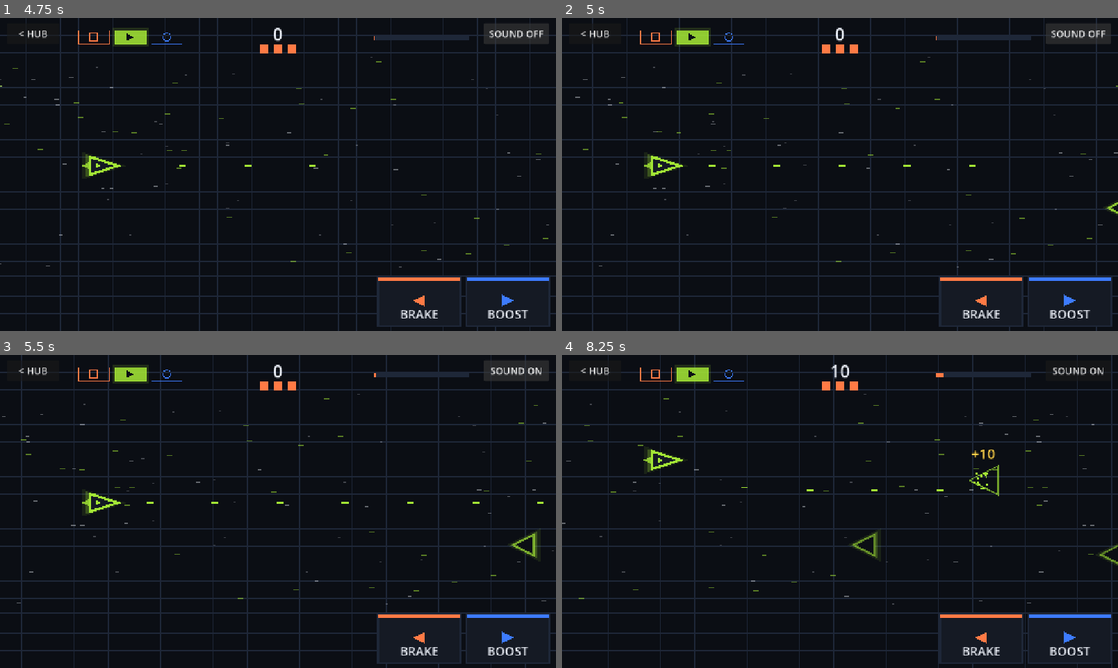
Above: before the commit, frames 1-4 (two rows, left to right).
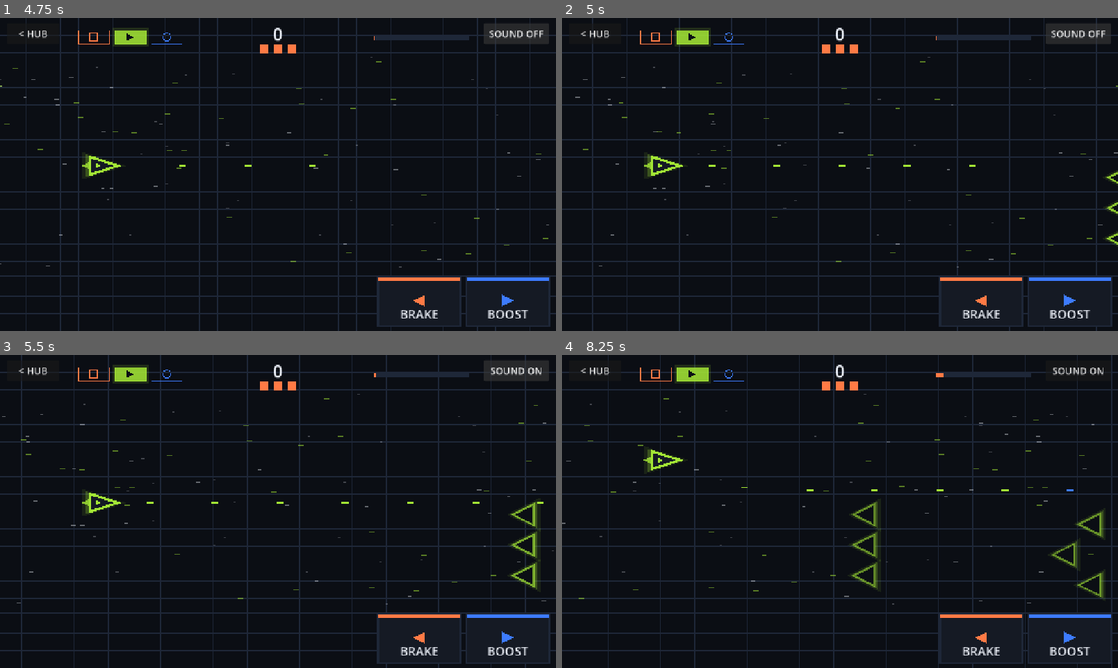
Above: after the commit, the same moments.

Repository: iladin/game-off-2026
Game: Godot game, scene res://main.tscn
The game is run twice, just before and just after one commit, with the same random seed, the same clock (stepped at 60 frames per second) and the same inputs.
Inputs (mouse positions are in pixels of both pictures, inside the frame that each line leads up to):
- Up to frame 1 (4.75 s): tap Enter (ui_accept) at 0.5, 0.77, 3.5 s; move the mouse to (400, 158) at 0.52 s; hold Right (ui_right) 0.53-1.25 s; tap Space at 0.6 s; click (400, 158) at 0.67 s; click "< HUB" at 1.25 s; click "SOUND ON" at 2 s; click "SOUND OFF" at 2.75 s; drag from (166, 190) to (250, 237) at 3.52 s; click "SOUND ON" at 4.25 s
- Up to frame 2 (5 s): no input
- Up to frame 3 (5.5 s): click "SOUND OFF" at 5 s
- Up to frame 4 (8.25 s): move the mouse to (895, 442) at 5.77 s; hold Right (ui_right) 5.78-6.5 s; tap 2 at 5.85 s; drag from (812, 574) to (673, 464) at 6.52 s; move the mouse to (1006, 558) at 7.27 s; hold Left (ui_left) 7.28-8 s; tap Keypad Enter at 7.35 s; tap Enter (ui_accept) at 7.52 s; drag from (673, 464) to (756, 433) at 8.02 s

Frame 1 is identical in both runs. In frame 2, less than 0.1% of the frame differs, in the area x 97-100%, y 48-73%; in frame 3, 0.3%; in frame 4, 1.0%, in the area x 48-100%, y 3-78%.

Commit message:
Red Shift: spawn enemies in formations of 3 (T-0032)
The R0012 Jam Critic scored Red Shift 6.5 (on the ship bar, Graphics 6.4):
the screen read thin and empty. Each spawn event now releases a formation
of 3 enemies of one hue, a V (wingmen 60 px behind at y +-70) or a
vertical line (y -70/0/+70), picked 50/50. Before RED_AT formations are
lime; after it each formation's hue differs from the previous one. Only
the leader can be heavy; wingmen are 1 hp. The leader's y is clamped so
the formation fits the playfield. After a formation the next spawn waits
spawn_gap * 1.6; GAP_START stays 1.6 s and no rules.gd numbers moved.
A spawn is detected from spawn_t before Rules.step and a diff of the
enemy list (QA's first verify caught a back()-based misfire that made
duplicate and mixed-hue formations; fixed and re-verified).

accept (QA Lead verify, R0012):
- play-1200 shot shows >= 4 enemies: PASS (lime line of 3 + 2 ember entering)
- first 10 s grace unchanged, bot wins: PASS (seed 7 2770 won, seed 1 2800 won)
- check.sh redshift: PASS (QA and Producer)
- DESIGN.md describes formations and matches code: PASS
- formations inside the playfield, one hue each: PASS (29 formations x 2 seeds scripted check)

Designed by the Jam Critic's fix list, built by Claude Sonnet (Gameplay Engineer), verified by QA Lead. Studio run R0012.

Co-Authored-By: Claude Opus 5.5 <noreply@anthropic.com>
Claude-Session: https://claude.ai/code/session_016YmgZkjebrHYM8oQBPvkzQ

Diff:
--- a/games/redshift/game.gd
+++ b/games/redshift/game.gd
@@ -12,6 +12,11 @@
 const LOOP_RESTART := 0.5
 const STAR_COUNT := 36
 const QA_SEED := 7
+const FORM_SIZE := 3  # enemies released per spawn event
+const FORM_DX := 60.0  # V wings sit this far behind the leader
+const FORM_DY := 70.0  # vertical spacing inside a formation
+const FORM_GAP_MUL := 1.6  # a formation of 3 is followed by a longer pause
+const FORM_HALF := FORM_DY + 4.0  # keeps the whole formation inside the playfield
 
 var rng := RandomNumberGenerator.new()
 var run: R.Run = R.Run.new()
@@ -44,6 +49,7 @@
 var tick_t: float = 0.0
 var thud_t: float = 0.0
 var band_col_now: Color = D.BAND_COL[1]
+var form_band: int = -1
 
 
 func begin() -> void:
@@ -85,6 +91,7 @@
 	tick_t = 0.0
 	thud_t = 0.0
 	band_col_now = D.BAND_COL[run.band]
+	form_band = -1
 	Synth.stop_loop()
 	Synth.sfx("blip")
 
@@ -120,7 +127,11 @@
 		if move == 0.0 and ptr_down:
 			move = R.follow_dir(ptr_y, run.ship_y)
 	var sb := run.streak
+	var spawning := run.spawn_t - dt <= 0.0  # Rules.step spawns exactly when this holds
+	var before := run.enemies.duplicate()
 	var ev := R.step(run, dt, r, move, rng)
+	if spawning:
+		_form_up(before)
 	if _on_events(ev, sb):
 		return
 	if t >= R.ROUND_TIME:
@@ -144,6 +155,34 @@
 			banner_text = ph
 			banner_t = BANNER_TIME
 			Synth.sfx("blip", 1.5)
+
+
+## Rules.step releases one enemy per spawn event; turn it into a formation of FORM_SIZE
+## of one hue: a V (leader in front) or a vertical line, FORM_DY px apart. After RED_AT
+## the hue differs from the previous formation. Only the leader can be heavy.
+func _form_up(before: Array) -> void:
+	run.spawn_t = R.spawn_gap(r) * FORM_GAP_MUL
+	var lead: R.Enemy = null
+	for e in run.enemies:
+		if not before.has(e):
+			lead = e
+	if lead == null:  # the new enemy was shot the frame it appeared: no formation
+		return
+	var bands := R.spawn_bands(r)
+	if bands.size() > 1 and form_band >= 0:
+		bands = bands.filter(func(b): return b != form_band)
+	lead.band = bands[rng.randi() % bands.size()]
+	form_band = lead.band
+	lead.pos.y = clampf(lead.pos.y, R.ENEMY_Y_MIN + FORM_HALF, R.ENEMY_Y_MAX - FORM_HALF)
+	var line := rng.randf() < 0.5
+	for i in FORM_SIZE - 1:
+		var w := R.Enemy.new()
+		var sgn := -1.0 if i == 0 else 1.0
+		w.band = lead.band
+		w.hp = 1
+		w.radius = R.ENEMY_R
+		w.pos = Vector2(lead.pos.x if line else lead.pos.x + FORM_DX, lead.pos.y + sgn * FORM_DY)
+		run.enemies.append(w)
 
 
 func _tick_fx(dt: float) -> void:
Not shown, changed: games/redshift/DESIGN.md
